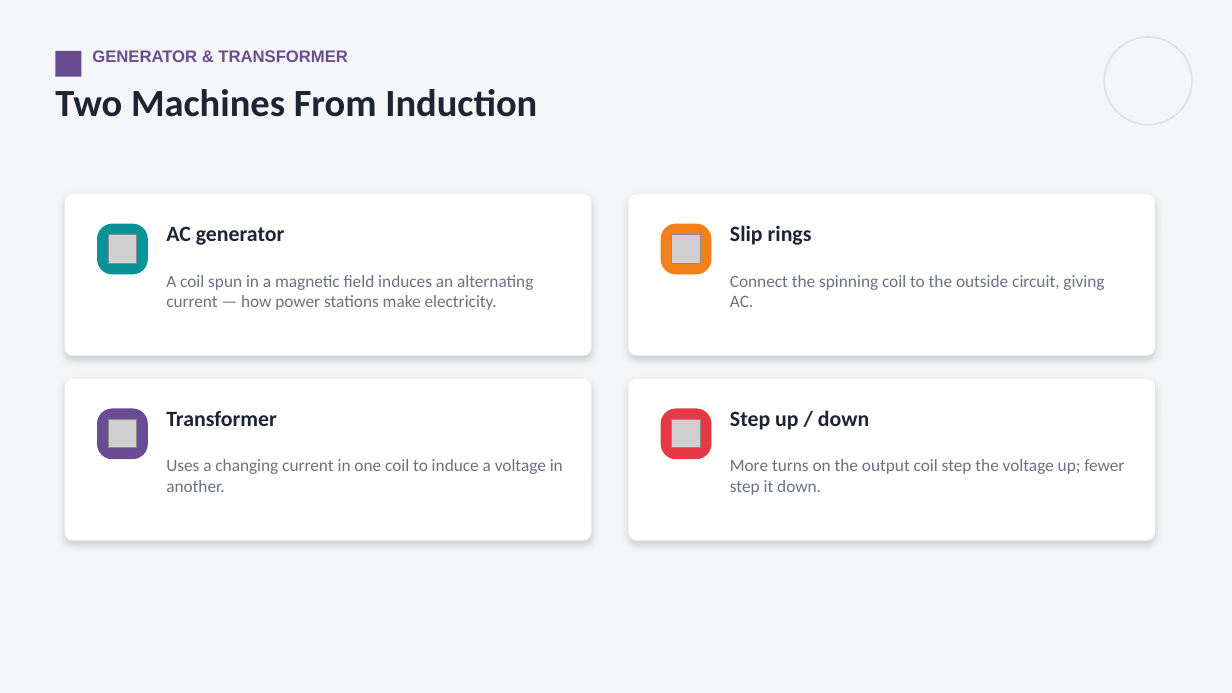
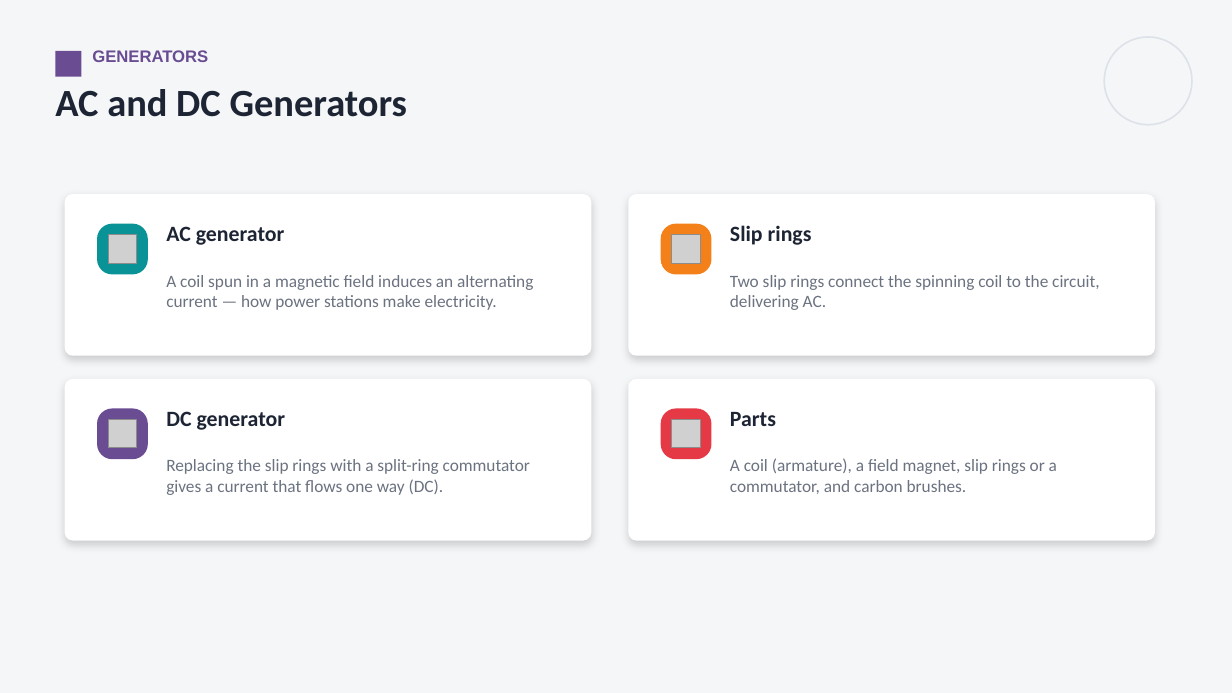
Before and after one commit to parmeshwars2911/MyFirstAR, a slide deck: slide 25 of ppt/Grade10/G10_S102_Electromagnetism_2.pptx (slide 23 before the commit). Drawn at 1232x693 pixels with LibreOffice and Linux fonts; fonts in the diff are those of the drawing; grey boxes stand for pictures. Boxes give left, top, right and bottom in pixels: in the first picture for what was removed or moved away, otherwise in the second. Text is boxed around its words. In the diff, an @@ line names an element or a change of style, - is before the commit and + after.

```diff
--- a/ppt/Grade10/G10_S102_Electromagnetism_2.pptx
+++ b/ppt/Grade10/G10_S102_Electromagnetism_2.pptx
@@ text at (x1=92, y1=50, x2=208, y2=62): text changed @@
-GENERATOR & TRANSFORMER
+GENERATORS
@@ text at (x1=55, y1=89, x2=408, y2=117): text changed @@
-Two Machines From Induction
+AC and DC Generators
@@ text at (x1=730, y1=275, x2=1099, y2=310): text changed @@
-Connect the spinning coil to the outside circuit, giving AC.
+Two slip rings connect the spinning coil to the circuit, delivering AC.
@@ text at (x1=166, y1=411, x2=286, y2=430): text changed @@
-Transformer
+DC generator
@@ text at (x1=730, y1=412, x2=776, y2=426): text changed @@
-Step up / down
+Parts
@@ text at (x1=166, y1=459, x2=530, y2=495): text changed @@
-Uses a changing current in one coil to induce a voltage in another.
+Replacing the slip rings with a split-ring commutator gives a current that flows one way (DC).
@@ text at (x1=730, y1=458, x2=1057, y2=494): text changed @@
-More turns on the output coil step the voltage up; fewer step it down.
+A coil (armature), a field magnet, slip rings or a commutator, and carbon brushes.
```
Also in this commit, not shown: 5 slides added, 2 other files.
